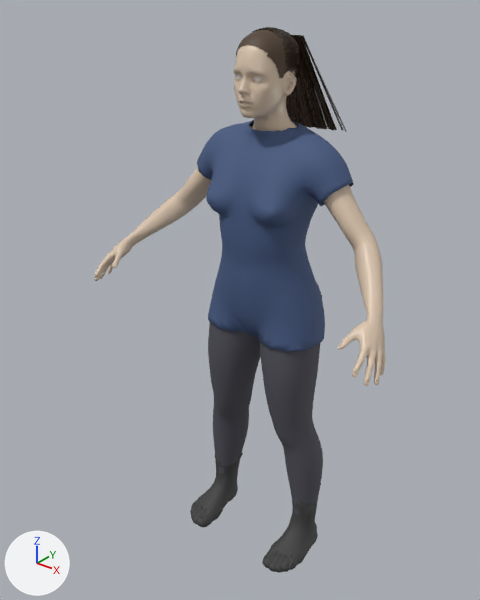
Renders of the FBX model RexMagnum/Unity/Assets/RexMagnum/Characters/Guests/Carmen.fbx from each side of a commit.
Both versions are drawn from a 50 mm camera at (1.94, -1.593, 1.858) aimed at (0.731, -0.081, 0.92). The axes (+X, +Y, +Z) are drawn at lower left. The lights are the same throughout. The first picture is the older version.

Before the edit, the objects in view are built like this:
```python
mat_carmen_bottom = principled_material('Carmen_Bottom')
mat_carmen_bottom.base_color = (0.08, 0.08, 0.1)  # dark grey #505059
mat_carmen_bottom.roughness = 0.8
mat_carmen_top = principled_material('Carmen_Top')
mat_carmen_top.base_color = (0.06, 0.1, 0.22)  # blue #455981
mat_carmen_top.roughness = 0.75
me_carmen_bottom_001 = bpy.data.meshes.new('Carmen_Bottom.001')
me_carmen_bottom_001.from_pydata(...)  # 2538 vertices, 2540 faces; spans x -0.23..0.23, y -0.148..0.105, z 0.114..0.931
me_carmen_bottom_001.materials.append(mat_carmen_bottom)  # dark grey #505059
me_carmen_hair = bpy.data.meshes.new('Carmen_Hair')
me_carmen_hair.from_pydata(...)  # 58900 vertices, 24585 faces; spans x -0.125..0.132, y -0.07..0.201, z 1.441..1.737
me_carmen_hair.materials.append(mat_carmen_hair)
me_carmen_haircap = bpy.data.meshes.new('Carmen_HairCap')
me_carmen_haircap.from_pydata(...)  # 376 vertices, 334 faces; spans x -0.077..0.077, y -0.132..0.048, z 1.552..1.733
me_carmen_haircap.materials.append(mat_carmen_haircap)  # brown #4f3d2c
me_carmen_top_001 = bpy.data.meshes.new('Carmen_Top.001')
me_carmen_top_001.from_pydata(...)  # 3884 vertices, 3890 faces; spans x -0.267..0.267, y -0.18..0.113, z 0.803..1.482
me_carmen_top_001.materials.append(mat_carmen_top)  # blue #455981
ob_carmen_bottom = bpy.data.objects.new('Carmen_Bottom', me_carmen_bottom_001)
ob_carmen_bottom.location = (0.8, 0.0, 0.0)
ob_carmen_hair = bpy.data.objects.new('Carmen_Hair', me_carmen_hair)
ob_carmen_hair.location = (0.8, 0.0, 0.0)
ob_carmen_haircap = bpy.data.objects.new('Carmen_HairCap', me_carmen_haircap)
ob_carmen_haircap.location = (0.8, 0.0, 0.0)
ob_carmen_top = bpy.data.objects.new('Carmen_Top', me_carmen_top_001)
ob_carmen_top.location = (0.8, 0.0, 0.0)
# also in view: 'Carmen_Boots' at (0.8, -0.094, 0.108); 'Carmen' at (0.8, -0.116, 0.865)
```
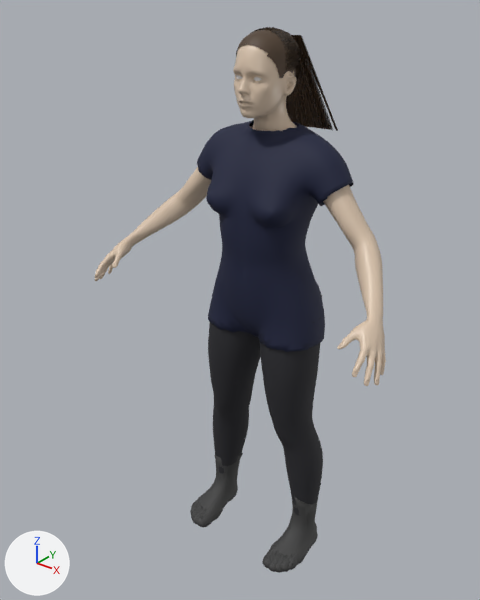
The newer file is also turned or shifted as a whole; pictures and numbers use the older file's frame.

Changed parts and their boxes (x1, y1, x2, y2) in the pictures (480 x 600 px; the box of a moved part takes in the faces that stretch with it):
'Carmen_Top', recoloured (blue to dark blue): (197, 120, 354, 352) in both
'Carmen_Bottom', recoloured (dark grey to black): (208, 318, 323, 515) in both
'Carmen_Hair', reshaped: before (252, 27, 347, 132); after (251, 27, 338, 131)
part 1 of me_carmen_hair, deleted: before (257, 27, 343, 131)
part 2 of me_carmen_hair, moved or reshaped: before (291, 35, 347, 132); after (291, 35, 338, 131)

The change, as a list of edits to the scene's bpy script:
```text
Change mat_carmen_top:
    mat_carmen_top.base_color: (0.06, 0.1, 0.22) -> (0.008, 0.012, 0.045)  # blue #455981 -> dark blue #161d3c
Change mat_carmen_bottom:
    mat_carmen_bottom.base_color: (0.08, 0.08, 0.1) -> (0.02, 0.02, 0.025)  # dark grey #505059 -> black #27272c
Change me_carmen_hair:
    used by ob_carmen_hair; location = (0.8, 0.0, 0.0)
    remove me_carmen_hair.from_pydata(...)  # 58900 vertices, 24585 faces; spans x -0.125..0.132, y -0.07..0.201, z 1.441..1.737
    add me_carmen_hair.from_pydata(...)  # 58348 vertices, 24355 faces; spans x -0.118..0.108, y -0.069..0.204, z 1.441..1.737
    me_carmen_hair part 1: 565 loose pieces with 6944 vertices, spanning x -0.125..0.115, y -0.07..0.201, z 1.441..1.737, are deleted
    me_carmen_hair part 2: 4729 vertices moved within x -0.08..0.079, y -0.067..0.193, z 1.441..1.736; 39339 vertices removed from x -0.12..0.132, y -0.07..0.198, z 1.441..1.737; 45731 vertices added at x -0.118..0.108, y -0.069..0.204, z 1.441..1.737
    other edits to the shape of me_carmen_hair do not show in these pictures
```
